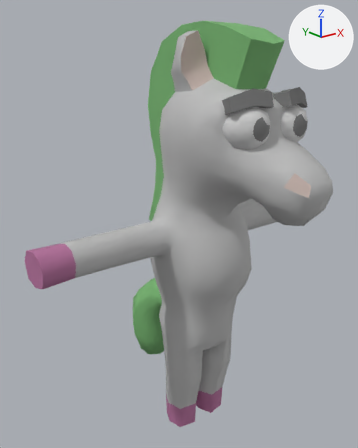
The FBX model Assets/GreenTree/Models/CharactersMixPack2/Multi_materials/Horse_multi_mats.fbx as it was, and as the next commit left it.
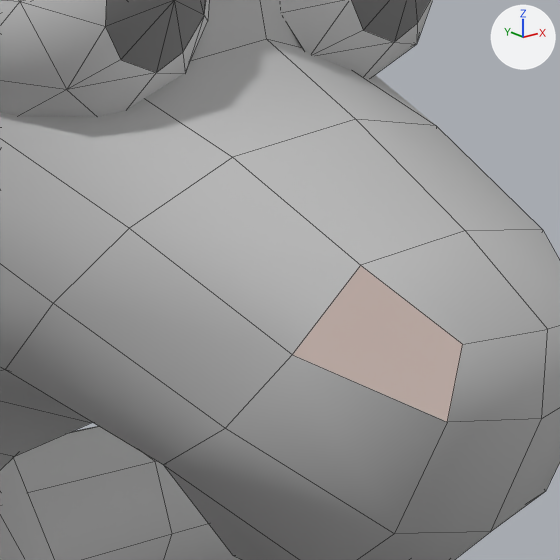
Old and new are each drawn whole from a 50 mm camera at (-1.6, -1.88, 1.91) aimed at (-0.11, -0.01, 1.16) and again close up on the part from 66% to 91% of the width and 29% to 49% of the height. The axes (+X, +Y, +Z) are drawn at upper right. The lights are the same throughout. The close-ups show mesh edges as thin lines. Where no turn or scale is listed for an object, it has been applied to the vertices.

In view in the first close-up: 'Horse'.
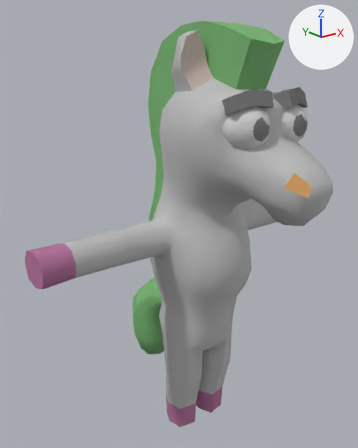
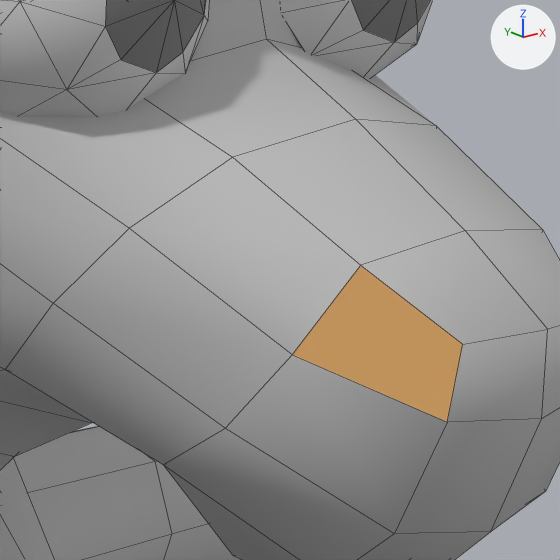
What differs and where, as boxes (x1, y1, x2, y2) in the close-ups (560 x 560 px):
```json
{"part": 1, "of": "me_mesh", "change": "recoloured", "before": [293, 266, 463, 422], "after": [293, 266, 463, 422], "on screen": "grey to orange"}
```

Scene script edits in JSON lines:
```json
{"op": "add", "block": "mat_07", "code": ["mat_07 = principled_material('07')", "mat_07.base_color = (0.725, 0.384, 0.129)  # orange #dda765", "mat_07.roughness = 0.859"]}
{"block": "me_mesh", "where": "me_mesh.from_pydata(...)  # 635 vertices, 688 faces; spans x -0.89..0.89, y -0.77..0.48, z 0.0..2.11"}
{"block": "me_mesh", "where": "# used by ob_horse; location = (0.0, 0.0, 0.0)"}
{"block": "me_mesh", "change": "me_mesh part 1: all 2 faces centred in x -0.09..0.09, y -0.72, z 1.48 switch from mat_04 (light grey #d1beb6) to mat_07 (orange #dda765)"}
```
